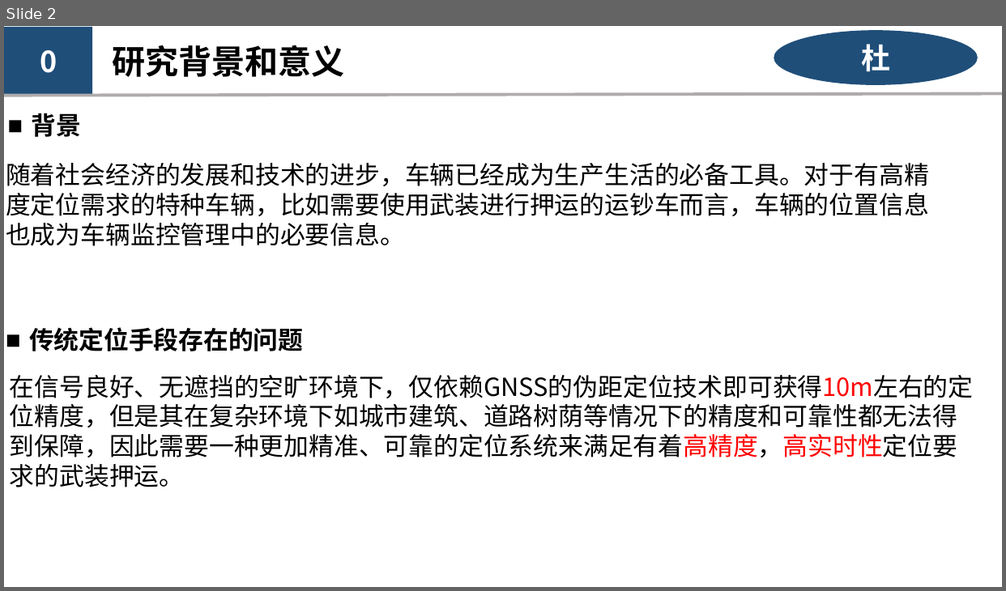
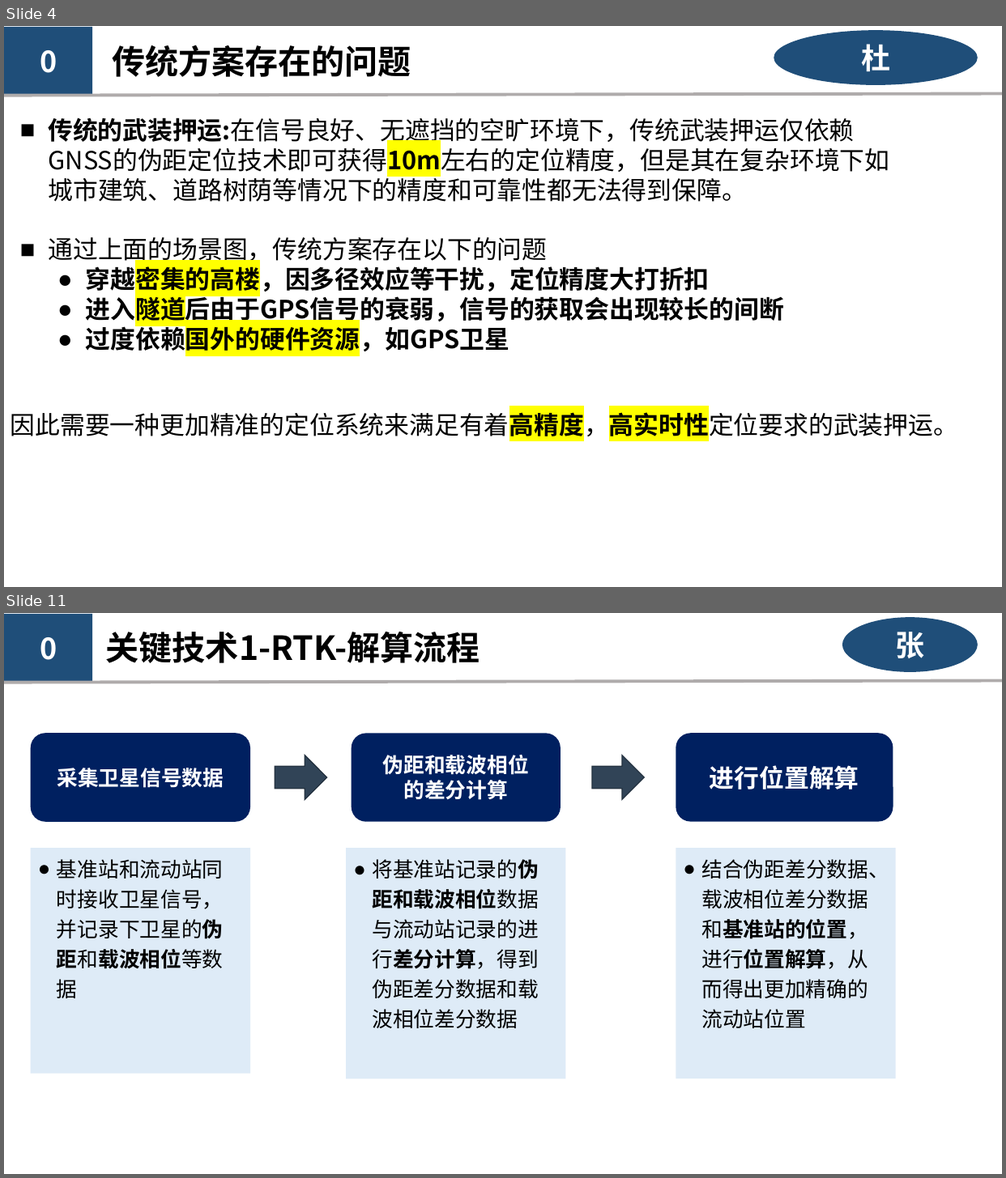
Before and after one commit to kashima19960/ppt-summary, a slide deck: du/RTK-Du.pptx. Shown one above the other, each under a label of ours: slide 2 before the commit, slides 4 and 11 after it; the slides between them are not shown. The pictures are 1006x591 and 1006x1178 pixels, drawn with LibreOffice and Linux fonts; fonts in the diff are those of the drawing. Boxes give left, top, right and bottom in pixels: in the first picture for what was removed or moved away, otherwise in the second. Text is boxed around its words. In the diff, an @@ line names an element or a change of style, - is before the commit and + after.

```diff
--- a/du/RTK-Du.pptx
+++ b/du/RTK-Du.pptx
@@ slide 11 added at (4,613,1002,1174), background #FFFFFF @@
@@ rectangle added at (4,614,92,682), fill #1F4E79, 28 pt, text #FFFFFF, bold @@
+0
@@ text added at (106,632,480,663), 32 pt, text #000000, bold @@
+关键技术1-RTK-解算流程
@@ ellipse added at (842,618,978,672), fill #1F4E79, 28 pt, text #FFFFFF, bold @@
+张
@@ line added from (4, 683) to (1002, 680), #AFABAB 3 pt @@
@@ rounded rectangle added at (30,733,250,822), fill #002060, 20 pt, text #FFFFFF, bold @@
+采集卫星信号数据
@@ rounded rectangle added at (351,734,560,822), fill #002060, 20 pt, text #FFFFFF, bold @@
+伪距和载波相位
+的差分计算
@@ rounded rectangle added at (675,733,893,821), fill #002060, 24 pt, text #FFFFFF, bold @@
+进行位置解算
@@ right arrow added at (275,756,327,799), fill #314457, outline #243240 1 pt @@
@@ right arrow added at (592,756,645,799), fill #314457, outline #243240 1 pt @@
@@ rectangle added at (30,848,250,1074), fill #DEEBF7, 20 pt, text #000000 @@
+● 基准站和流动站同时接收卫星信号，并记录下卫星的伪距和载波相位等数据
@@ rectangle added at (346,848,566,1080), fill #DEEBF7, 20 pt, text #000000 @@
+● 将基准站记录的伪距和载波相位数据与流动站记录的进行差分计算，得到伪距差分数据和载波相位差分数据
@@ rectangle added at (675,848,896,1080), fill #DEEBF7, 20 pt, text #000000 @@
+● 结合伪距差分数据、载波相位差分数据和基准站的位置，进行位置解算，从而得出更加精确的流动站位置
@@ what was slide 2 is now slide 4 @@
@@ slide 4 changed as well @@
@@ text at (112,45,411,77): text changed @@
-研究背景和意义
+传统方案存在的问题
@@ text removed at (32,113,82,137) @@
-■ 背景
@@ text added at (49,118,890,356), 24 pt, text #000000 @@
+■ 传统的武装押运:在信号良好、无遮挡的空旷环境下，传统武装押运仅依赖GNSS的伪距定位技术即可获得10m左右的定位精度，但是其在复杂环境下如城市建筑、道路树荫等情况下的精度和可靠性都无法得到保障。
+■ 通过上面的场景图，传统方案存在以下的问题
+  ● 穿越密集的高楼，因多径效应等干扰，定位精度大打折扣
+  ● 进入隧道后由于GPS信号的衰弱，信号的获取会出现较长的间断
+  ● 过度依赖国外的硬件资源，如GPS卫星
@@ text removed at (6,163,929,246) @@
-随着社会经济的发展和技术的进步，车辆已经成为生产生活的必备工具。对于有高精度定位需求的特种车辆，比如需要使用武装进行押运的运钞车而言，车辆的位置信息也成为车辆监控管理中的必要信息。
@@ text removed at (29,327,303,352) @@
-■ 传统定位手段存在的问题
@@ text at (10,409,958,442): text changed @@
-在信号良好、无遮挡的空旷环境下，仅依赖GNSS的伪距定位技术即可获得10m左右的定位精度，但是其在复杂环境下如城市建筑、道路树荫等情况下的精度和可靠性都无法得到保障，因此需要一种更加精准、可靠的定位系统来满足有着高精度，高实时性定位要求的武装押运。
+  因此需要一种更加精准的定位系统来满足有着高精度，高实时性定位要求的武装押运。
```
Also in this commit, not shown: 7 other slides changed, 7 other slides added, 3 slides removed, 2 other files.
